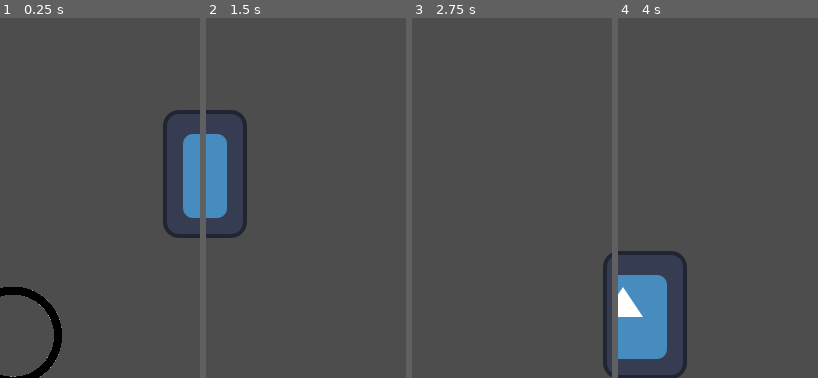
Above: before the commit, frames 1-4 (left to right).
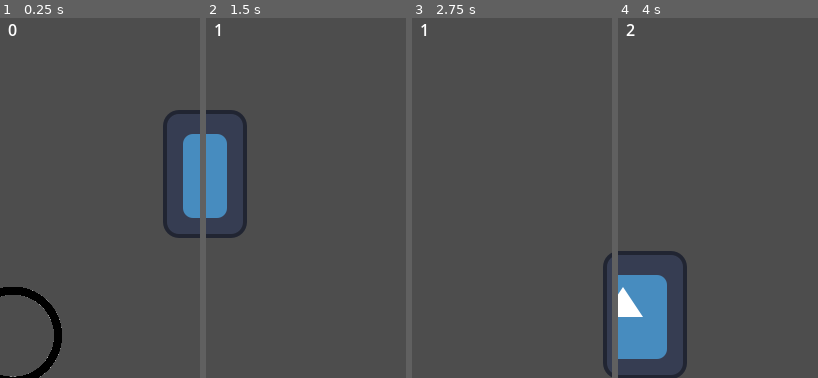
Above: after the commit, the same moments.

Repository: coreypowerdejong/flappy-bird
Game: Godot game, scene res://main.tscn
Same seed, same stepped clock (60 frames per second), same inputs: the game is played once before the commit and once after it. The engine's default icon, where the game draws it, is replaced by a stand-in: a white triangle on a blue panel in a dark square.
Inputs:
- Up to frame 1 (0.25 s): no input
- Up to frame 2 (1.5 s): tap Space (jump) at 0.77 s
- Up to frame 3 (2.75 s): tap Space (jump) at 1.52 s
- Up to frame 4 (4 s): tap Space (jump) at 3.02, 3.77 s
The pictures show only the part of the screen within x 47-97%, y 0-50%; the shares and areas given below are measured in that part.

The runs differ from the first frame. In frame 1, less than 0.1% of the frame differs, in the area x 4-9%, y 1-5%; in frame 2, less than 0.1%; in frame 3, less than 0.1%; in frame 4, less than 0.1%.

Commit message:
Add scoring when passing the pipes

Diff:
--- /dev/null
+++ b/ScoreLabel.gd
@@ -0,0 +1,17 @@
+extends Label
+
+var score
+# Called when the node enters the scene tree for the first time.
+func _ready():
+	score = 0
+	text = str(score)
+
+
+# Called every frame. 'delta' is the elapsed time since the previous frame.
+func _process(delta):
+	pass
+
+
+func _on_pipe_score_point():
+	score += 1
+	text = str(score)
--- a/main.tscn
+++ b/main.tscn
@@ -1,9 +1,10 @@
-[gd_scene load_steps=7 format=3 uid="uid://bi6bde8mdjeee"]
+[gd_scene load_steps=8 format=3 uid="uid://bi6bde8mdjeee"]
 
 [ext_resource type="Script" path="res://bird.gd" id="1_n5ngb"]
 [ext_resource type="Texture2D" uid="uid://6u7m0q0bsxw" path="res://debug_circle.png" id="1_rt342"]
 [ext_resource type="Script" path="res://pipe.gd" id="3_kgtnp"]
 [ext_resource type="Texture2D" uid="uid://co5me0f41s647" path="res://icon.svg" id="3_mn8v4"]
+[ext_resource type="Script" path="res://ScoreLabel.gd" id="5_61chw"]
 
 [sub_resource type="RectangleShape2D" id="RectangleShape2D_ip1gb"]
 size = Vector2(128, 128)
@@ -48,3 +49,18 @@
 [node name="Sprite2D" type="Sprite2D" parent="bird"]
 scale = Vector2(0.100255, 0.100255)
 texture = ExtResource("1_rt342")
+
+[node name="HUD" type="CanvasLayer" parent="."]
+
+[node name="ScoreLabel" type="Label" parent="HUD"]
+anchors_preset = 5
+anchor_left = 0.5
+anchor_right = 0.5
+offset_left = -20.0
+offset_right = 20.0
+offset_bottom = 23.0
+grow_horizontal = 2
+horizontal_alignment = 1
+script = ExtResource("5_61chw")
+
+[connection signal="score_point" from="pipe" to="HUD/ScoreLabel" method="_on_pipe_score_point"]
--- a/pipe.gd
+++ b/pipe.gd
@@ -1,11 +1,14 @@
 extends Node2D
 
 var window_size
+var passed_pipe
+signal score_point
 
 # Called when the node enters the scene tree for the first time.
 func _ready():
 	position.x = 400 + $top_pipe/CollisionShape2D.shape.size.x / 2
 	window_size = get_viewport().get_visible_rect().size
+	passed_pipe = false
 
 
 # Called every frame. 'delta' is the elapsed time since the previous frame.
@@ -14,3 +17,9 @@
 	if global_position.x + $top_pipe/CollisionShape2D.shape.size.x / 2 < 0:
 		global_position.x += window_size.x + $top_pipe/CollisionShape2D.shape.size.x
 		global_position.y = randi_range(0, window_size.y - 400)
+		passed_pipe = false
+
+	# Calculate score increase
+	if !passed_pipe and global_position.x < window_size.x / 2:
+		passed_pipe = true
+		score_point.emit()
